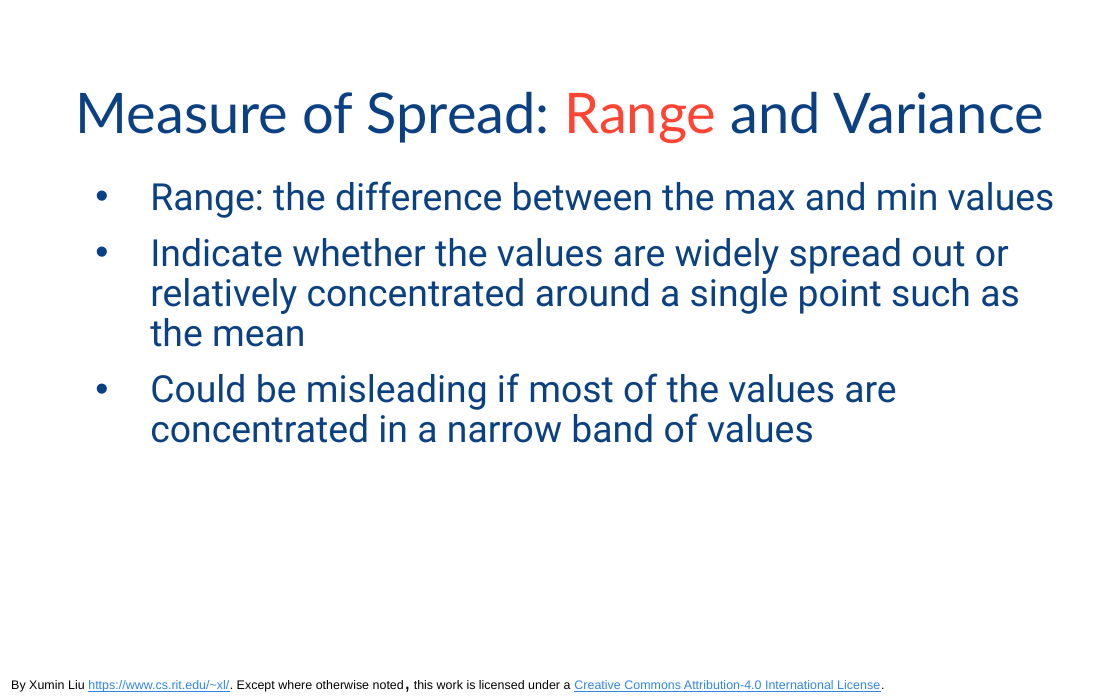
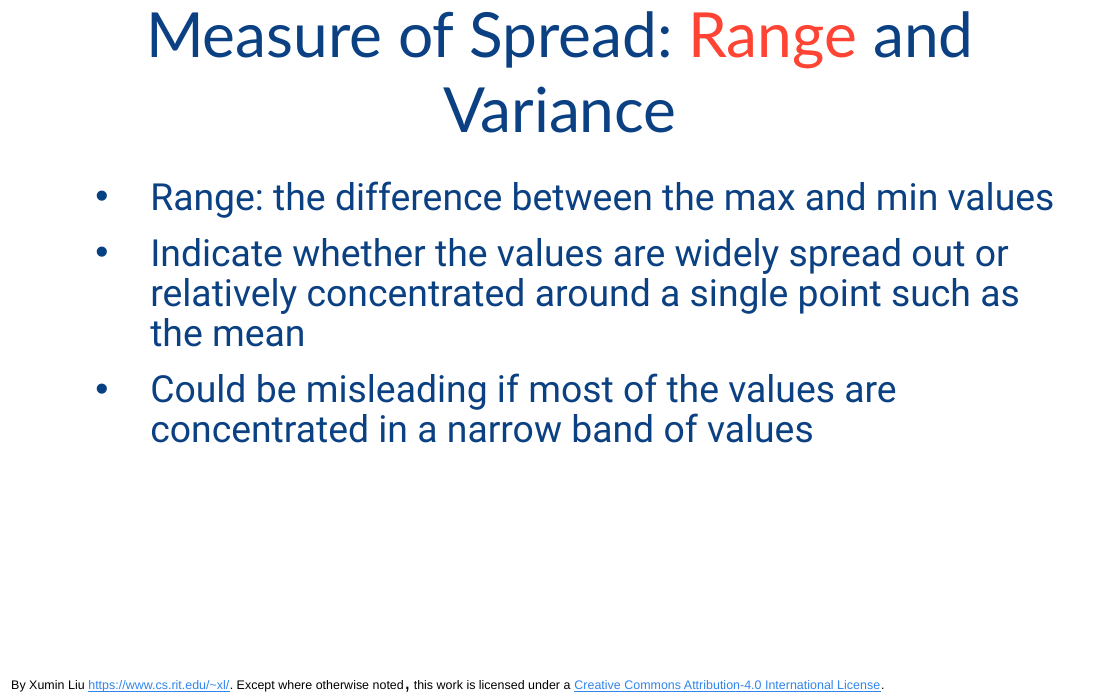
Before and after one commit to odpi/OpenDS4All, a slide deck: slide 12 of opends4all-resources/opends4all-foundation/DATA-EXPLORATION-Summary-Statistics-intro.pptx. Drawn at 1120x700 pixels with LibreOffice and Linux fonts; fonts in the diff are those of the drawing. Boxes give left, top, right and bottom in pixels: in the first picture for what was removed or moved away, otherwise in the second. Text is boxed around its words. In the diff, an @@ line names an element or a change of style, - is before the commit and + after.

```diff
--- a/opends4all-resources/opends4all-foundation/DATA-EXPLORATION-Summary-Statistics-intro.pptx
+++ b/opends4all-resources/opends4all-foundation/DATA-EXPLORATION-Summary-Statistics-intro.pptx
@@ title "Measure of Spread: Range and ..." at box(146, 11, 973, 133): size 36 to 40 pt @@
```
Also in this commit, not shown: 2 other slides changed.
